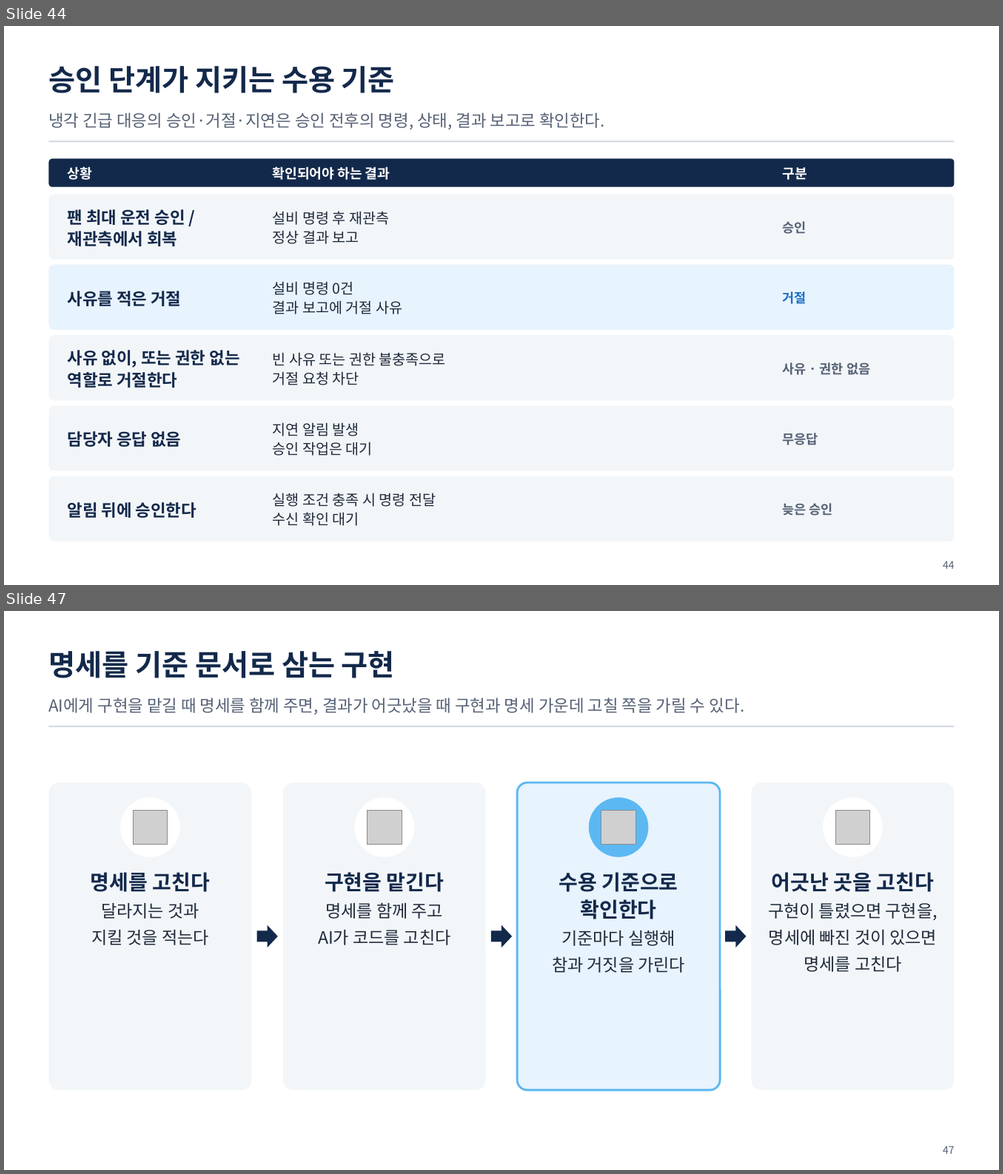
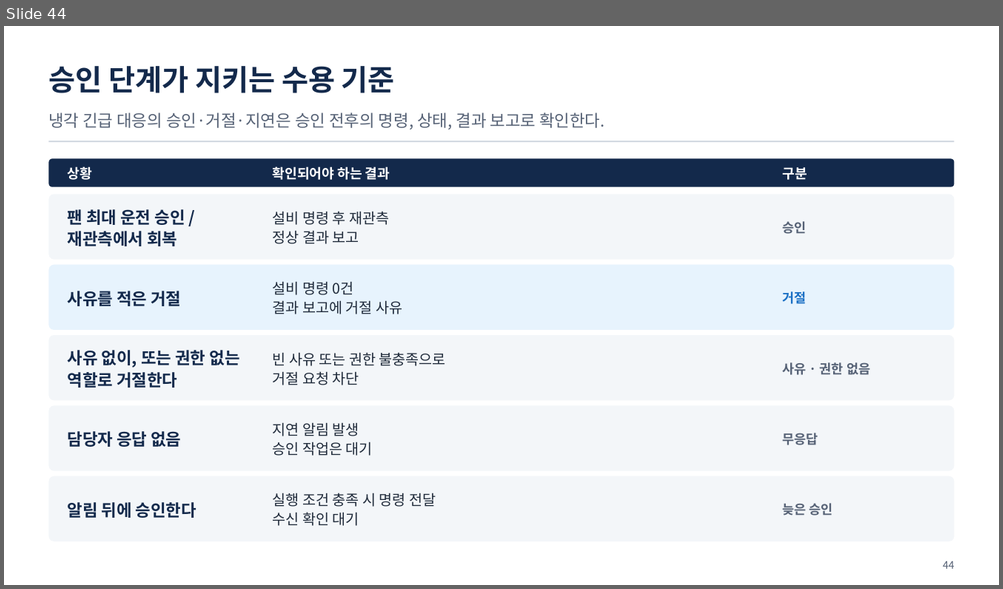
Before and after one commit to uengine-oss/hyd-iot-edu, a slide deck: workspace/강의제작/산출물/통합반/이론/07회차/통합반_07일차.pptx. Shown one above the other, each under a label of ours: slides 44 and 47 before the commit, slide 44 after it; the slides between them are not shown. The pictures are 1003x1174 and 1003x589 pixels, drawn with LibreOffice and Linux fonts; fonts in the diff are those of the drawing; grey boxes stand for pictures. Boxes give left, top, right and bottom in pixels: in the first picture for what was removed or moved away, otherwise in the second. Text is boxed around its words. In the diff, an @@ line names an element or a change of style, - is before the commit and + after.

```diff
--- a/workspace/강의제작/산출물/통합반/이론/07회차/통합반_07일차.pptx
+++ b/workspace/강의제작/산출물/통합반/이론/07회차/통합반_07일차.pptx
@@ slide 47 removed at (x1=4, y1=611, x2=999, y2=1170), background #FFFFFF @@
@@ text removed at (x1=48, y1=651, x2=395, y2=678) @@
-명세를 기준 문서로 삼는 구현
@@ text removed at (x1=48, y1=698, x2=745, y2=715) @@
-AI에게 구현을 맡길 때 명세를 함께 주면, 결과가 어긋났을 때 구현과 명세 가운데 고칠 쪽을 가릴 수 있다.
@@ rectangle removed at (x1=48, y1=726, x2=954, y2=727) @@
@@ rounded rectangle removed at (x1=48, y1=783, x2=252, y2=1091) @@
@@ rounded rectangle removed at (x1=283, y1=783, x2=486, y2=1091) @@
@@ rounded rectangle removed at (x1=518, y1=783, x2=720, y2=1091) @@
@@ rounded rectangle removed at (x1=751, y1=783, x2=954, y2=1091) @@
@@ ellipse removed at (x1=120, y1=797, x2=180, y2=857) @@
@@ picture removed at (x1=133, y1=810, x2=168, y2=845) @@
@@ ellipse removed at (x1=355, y1=797, x2=415, y2=857) @@
@@ picture removed at (x1=367, y1=810, x2=401, y2=845) @@
@@ ellipse removed at (x1=589, y1=797, x2=649, y2=857) @@
@@ picture removed at (x1=601, y1=810, x2=635, y2=845) @@
@@ ellipse removed at (x1=822, y1=797, x2=882, y2=857) @@
@@ picture removed at (x1=835, y1=810, x2=870, y2=845) @@
@@ text removed at (x1=91, y1=872, x2=210, y2=945) @@
-명세를 고친다
-달라지는 것과
-지킬 것을 적는다
@@ text removed at (x1=318, y1=872, x2=451, y2=945) @@
-구현을 맡긴다
-명세를 함께 주고
-AI가 코드를 고친다
@@ text removed at (x1=552, y1=872, x2=685, y2=973) @@
-수용 기준으로 확인한다
-기준마다 실행해
-참과 거짓을 가린다
@@ text removed at (x1=768, y1=872, x2=937, y2=972) @@
-어긋난 곳을 고친다
-구현이 틀렸으면 구현을,
-명세에 빠진 것이 있으면
-명세를 고친다
@@ right arrow removed at (x1=257, y1=925, x2=278, y2=948) @@
@@ right arrow removed at (x1=491, y1=925, x2=512, y2=948) @@
@@ right arrow removed at (x1=725, y1=925, x2=745, y2=948) @@
@@ text removed at (x1=942, y1=1146, x2=954, y2=1154) @@
-47
```
Also in this commit, not shown: 3 slides changed, 2 slides added, 1 other slide removed, 24 other files.
